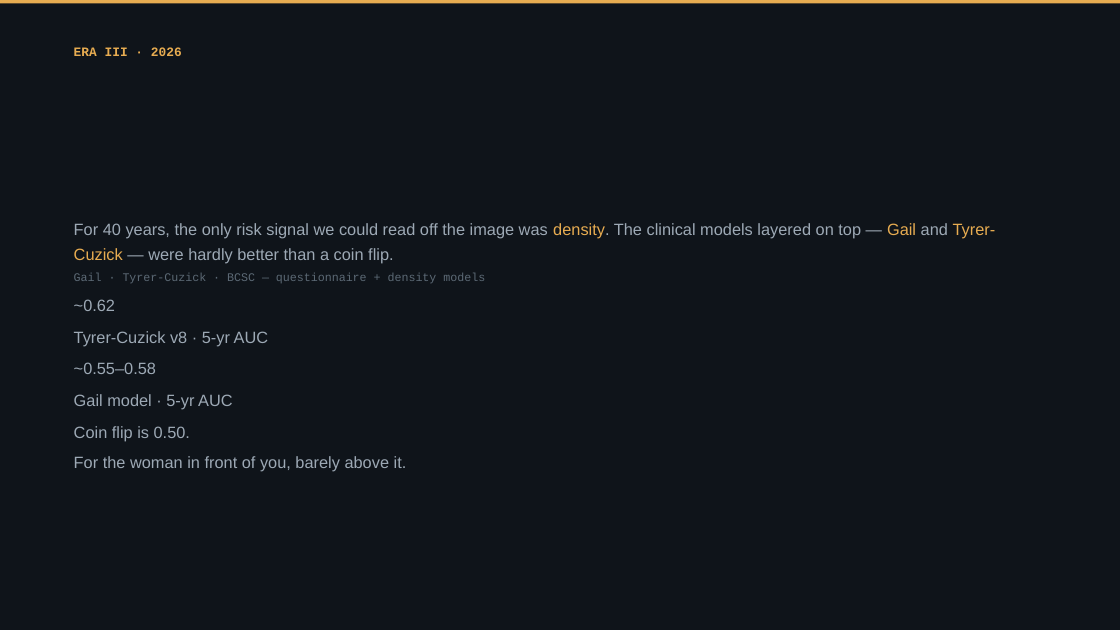
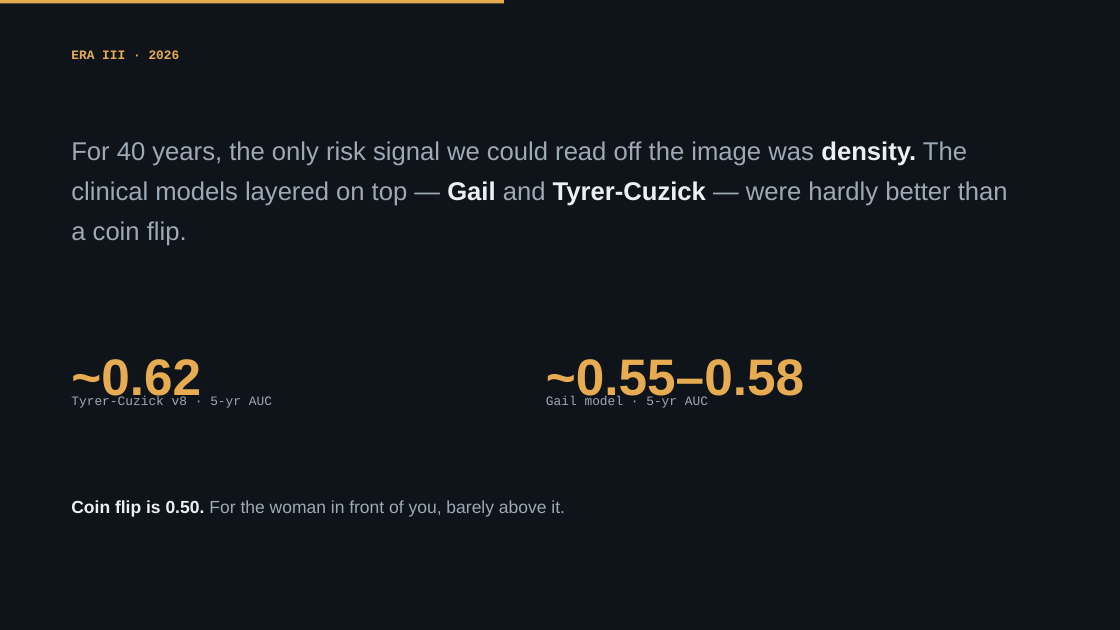
Before and after one commit to Emory-HITI/Mammo, a slide deck: slide 10 of keynote-iwbi-2026/pptx/sections/IWBI2026_Trivedi_02b_EraII_2026.pptx. Drawn at 1120x630 pixels with LibreOffice and Linux fonts; fonts in the diff are those of the drawing; background and template pictures are left out. Boxes give left, top, right and bottom in pixels: in the first picture for what was removed or moved away, otherwise in the second. Text is boxed around its words. In the diff, an @@ line names an element or a change of style, - is before the commit and + after.

```diff
--- a/keynote-iwbi-2026/pptx/sections/IWBI2026_Trivedi_02b_EraII_2026.pptx
+++ b/keynote-iwbi-2026/pptx/sections/IWBI2026_Trivedi_02b_EraII_2026.pptx
@@ rectangle: place and size @@
-rectangle at <box>0,0,1120,3</box>
+rectangle at <box>0,0,504,3</box>
@@ text "ERA III · 2026" at <box>71,50,180,59</box>: line spacing 1.28 to 1; less space between paragraphs @@
@@ text "For 40 years, the only ...": place and size @@
-text "For 40 years, the only ..." at <box>74,223,996,263</box>
+text "For 40 years, the only ..." at <box>71,141,1008,246</box>
@@ text "For 40 years, the only ..." at <box>71,141,1008,246</box>: size 14 to 22 pt; text colour #E7AC51 to #ECEFF3, bold on in "density. Gail Tyrer-Cuzick"; text colour #9DA9B5 to #ECEFF3 in "density."; line spacing 1.28 to 1.3; less space between paragraphs @@
@@ text removed at <box>74,273,485,283</box> @@
-Gail · Tyrer-Cuzick · BCSC — questionnaire + density models
@@ text "~0.62" at <box>71,359,201,405</box>: size 14 to 44 pt, text colour #9DA9B5 to #E7AC51, bold on; line spacing 1.28 to 1; less space between paragraphs @@
@@ text "~0.62": place and size @@
-text "~0.62" at <box>74,299,115,311</box>
+text "~0.62" at <box>71,359,201,405</box>
@@ text "~0.55–0.58": place and size @@
-text "~0.55–0.58" at <box>74,362,156,374</box>
+text "~0.55–0.58" at <box>546,359,804,405</box>
@@ text "~0.55–0.58" at <box>546,359,804,405</box>: size 14 to 44 pt, text colour #9DA9B5 to #E7AC51, bold on; line spacing 1.28 to 1; less space between paragraphs @@
@@ text "Tyrer-Cuzick v8 · 5-yr AUC" at <box>71,396,272,408</box>: size 14 to 11 pt, font Arial to Courier New; line spacing 1.28 to 1.2; less space between paragraphs @@
@@ text "Tyrer-Cuzick v8 · 5-yr AUC": place and size @@
-text "Tyrer-Cuzick v8 · 5-yr AUC" at <box>74,331,269,346</box>
+text "Tyrer-Cuzick v8 · 5-yr AUC" at <box>71,396,272,408</box>
@@ text "Gail model · 5-yr AUC": place and size @@
-text "Gail model · 5-yr AUC" at <box>74,394,233,410</box>
+text "Gail model · 5-yr AUC" at <box>546,396,708,408</box>
@@ text "Gail model · 5-yr AUC" at <box>546,396,708,408</box>: size 14 to 11 pt, font Arial to Courier New; line spacing 1.28 to 1.2; less space between paragraphs @@
@@ text at <box>71,500,565,517</box>: text changed; size 14 to 15 pt @@
-Coin flip is 0.50.
-For the woman in front of you, barely above it.
+Coin flip is 0.50. For the woman in front of you, barely above it.
```
Also in this commit, not shown: 20 other slides changed, 1 other file.
